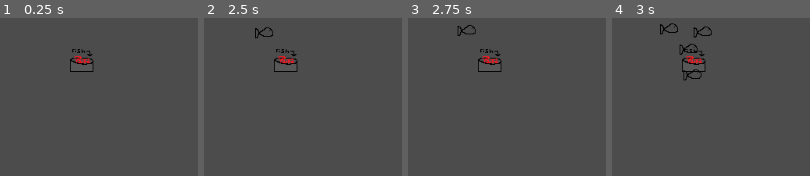
Above: before the commit, frames 1-4 (left to right).
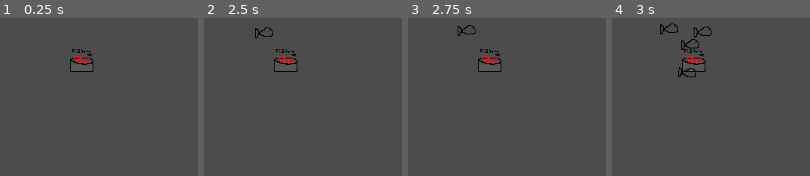
Above: after the commit, the same moments.

Repository: LeftCircle/Penguin-Day-Care
Game: Godot game, scene res://Main.tscn
The game is run twice, just before and just after one commit, with the same random seed, the same clock (stepped at 60 frames per second) and the same inputs.
Inputs (mouse positions are in pixels of both pictures, inside the frame that each line leads up to):
- Up to frame 1 (0.25 s): no input
- Up to frame 2 (2.5 s): tap Enter at 0.5 s; move the mouse to (outside the picture) at 0.52 s; press the mouse at (outside the picture) at 0.53 s; release the mouse at (outside the picture) at 1.25 s; tap Space at 1.25 s; drag from (outside the picture) to (outside the picture) at 1.27 s; move the mouse to (outside the picture) at 2.02 s; press the mouse at (outside the picture) at 2.03 s
- Up to frame 3 (2.75 s): no input
- Up to frame 4 (3 s): release the mouse at (outside the picture) at 2.75 s; drag from (outside the picture) to (outside the picture) at 2.77 s

Frames 1-3 are identical in both runs. In frame 4, 0.7% of the frame differs, in the area x 33-46%, y 13-40%.

Commit message:
more animations

Diff:
--- /dev/null
+++ b/Characters/BigBear/BigBear.tscn
@@ -0,0 +1,328 @@
+[gd_scene load_steps=13 format=2]
+
+[ext_resource path="res://Assets/BigBear/BigBear.png" type="Texture" id=1]
+
+[sub_resource type="Animation" id=4]
+resource_name = "EatCrouchLeft"
+loop = true
+tracks/0/type = "value"
+tracks/0/path = NodePath("Sprites/BigBear:frame")
+tracks/0/interp = 1
+tracks/0/loop_wrap = true
+tracks/0/imported = false
+tracks/0/enabled = true
+tracks/0/keys = {
+"times": PoolRealArray( 0, 0.2, 0.4, 0.6 ),
+"transitions": PoolRealArray( 1, 1, 1, 1 ),
+"update": 1,
+"values": [ 3, 2, 4, 5 ]
+}
+tracks/1/type = "value"
+tracks/1/path = NodePath("Sprites/BigBear:flip_h")
+tracks/1/interp = 1
+tracks/1/loop_wrap = true
+tracks/1/imported = false
+tracks/1/enabled = true
+tracks/1/keys = {
+"times": PoolRealArray( 0 ),
+"transitions": PoolRealArray( 1 ),
+"update": 1,
+"values": [ true ]
+}
+
+[sub_resource type="Animation" id=5]
+resource_name = "EatCrouchRight"
+loop = true
+tracks/0/type = "value"
+tracks/0/path = NodePath("Sprites/BigBear:frame")
+tracks/0/interp = 1
+tracks/0/loop_wrap = true
+tracks/0/imported = false
+tracks/0/enabled = true
+tracks/0/keys = {
+"times": PoolRealArray( 0, 0.2, 0.4, 0.6 ),
+"transitions": PoolRealArray( 1, 1, 1, 1 ),
+"update": 1,
+"values": [ 3, 2, 4, 5 ]
+}
+tracks/1/type = "value"
+tracks/1/path = NodePath("Sprites/BigBear:flip_h")
+tracks/1/interp = 1
+tracks/1/loop_wrap = true
+tracks/1/imported = false
+tracks/1/enabled = true
+tracks/1/keys = {
+"times": PoolRealArray( 0 ),
+"transitions": PoolRealArray( 1 ),
+"update": 1,
+"values": [ false ]
+}
+
+[sub_resource type="Animation" id=6]
+resource_name = "EatingLayingDownLeft"
+length = 0.6
+loop = true
+tracks/0/type = "value"
+tracks/0/path = NodePath("Sprites/BigBear:frame")
+tracks/0/interp = 1
+tracks/0/loop_wrap = true
+tracks/0/imported = false
+tracks/0/enabled = true
+tracks/0/keys = {
+"times": PoolRealArray( 0, 0.2 ),
+"transitions": PoolRealArray( 1, 1 ),
+"update": 1,
+"values": [ 1, 0 ]
+}
+tracks/1/type = "value"
+tracks/1/path = NodePath("Sprites/BigBear:flip_h")
+tracks/1/interp = 1
+tracks/1/loop_wrap = true
+tracks/1/imported = false
+tracks/1/enabled = true
+tracks/1/keys = {
+"times": PoolRealArray( 0 ),
+"transitions": PoolRealArray( 1 ),
+"update": 1,
+"values": [ true ]
+}
+
+[sub_resource type="Animation" id=1]
+resource_name = "EatingLayingDownRight"
+length = 0.6
+loop = true
+tracks/0/type = "value"
+tracks/0/path = NodePath("Sprites/BigBear:frame")
+tracks/0/interp = 1
+tracks/0/loop_wrap = true
+tracks/0/imported = false
+tracks/0/enabled = true
+tracks/0/keys = {
+"times": PoolRealArray( 0, 0.2 ),
+"transitions": PoolRealArray( 1, 1 ),
+"update": 1,
+"values": [ 1, 0 ]
+}
+tracks/1/type = "value"
+tracks/1/path = NodePath("Sprites/BigBear:flip_h")
+tracks/1/interp = 1
+tracks/1/loop_wrap = true
+tracks/1/imported = false
+tracks/1/enabled = true
+tracks/1/keys = {
+"times": PoolRealArray( 0 ),
+"transitions": PoolRealArray( 1 ),
+"update": 1,
+"values": [ false ]
+}
+
+[sub_resource type="Animation" id=2]
+length = 0.001
+tracks/0/type = "value"
+tracks/0/path = NodePath("Sprites/BigBear:frame")
+tracks/0/interp = 1
+tracks/0/loop_wrap = true
+tracks/0/imported = false
+tracks/0/enabled = true
+tracks/0/keys = {
+"times": PoolRealArray( 0 ),
+"transitions": PoolRealArray( 1 ),
+"update": 0,
+"values": [ 1 ]
+}
+
+[sub_resource type="Animation" id=9]
+resource_name = "WalkDown"
+length = 0.6
+loop = true
+tracks/0/type = "value"
+tracks/0/path = NodePath("Sprites/BigBear:frame")
+tracks/0/interp = 1
+tracks/0/loop_wrap = true
+tracks/0/imported = false
+tracks/0/enabled = true
+tracks/0/keys = {
+"times": PoolRealArray( 0, 0.3 ),
+"transitions": PoolRealArray( 1, 1 ),
+"update": 1,
+"values": [ 6, 6 ]
+}
+tracks/1/type = "value"
+tracks/1/path = NodePath("Sprites/BigBear:flip_h")
+tracks/1/interp = 1
+tracks/1/loop_wrap = true
+tracks/1/imported = false
+tracks/1/enabled = true
+tracks/1/keys = {
+"times": PoolRealArray( 0, 0.3 ),
+"transitions": PoolRealArray( 1, 1 ),
+"update": 1,
+"values": [ false, true ]
+}
+
+[sub_resource type="Animation" id=12]
+resource_name = "WalkUp"
+length = 0.6
+loop = true
+tracks/0/type = "value"
+tracks/0/path = NodePath("Sprites/BigBear:frame")
+tracks/0/interp = 1
+tracks/0/loop_wrap = true
+tracks/0/imported = false
+tracks/0/enabled = true
+tracks/0/keys = {
+"times": PoolRealArray( 0, 0.3 ),
+"transitions": PoolRealArray( 1, 1 ),
+"update": 1,
+"values": [ 11, 11 ]
+}
+tracks/1/type = "value"
+tracks/1/path = NodePath("Sprites/BigBear:flip_h")
+tracks/1/interp = 1
+tracks/1/loop_wrap = true
+tracks/1/imported = false
+tracks/1/enabled = true
+tracks/1/keys = {
+"times": PoolRealArray( 0, 0.3 ),
+"transitions": PoolRealArray( 1, 1 ),
+"update": 1,
+"values": [ false, true ]
+}
+
+[sub_resource type="Animation" id=10]
+resource_name = "WalkingLeft"
+length = 0.8
+loop = true
+tracks/0/type = "value"
+tracks/0/path = NodePath("Sprites/BigBear:frame")
+tracks/0/interp = 1
+tracks/0/loop_wrap = true
+tracks/0/imported = false
+tracks/0/enabled = true
+tracks/0/keys = {
+"times": PoolRealArray( 0, 0.4 ),
+"transitions": PoolRealArray( 1, 1 ),
+"update": 1,
+"values": [ 3, 9 ]
+}
+tracks/1/type = "value"
+tracks/1/path = NodePath("Sprites/BigBear:flip_h")
+tracks/1/interp = 1
+tracks/1/loop_wrap = true
+tracks/1/imported = false
+tracks/1/enabled = true
+tracks/1/keys = {
+"times": PoolRealArray( 0 ),
+"transitions": PoolRealArray( 1 ),
+"update": 1,
+"values": [ true ]
+}
+
+[sub_resource type="Animation" id=7]
+resource_name = "WalkingRight"
+length = 0.8
+loop = true
+tracks/0/type = "value"
+tracks/0/path = NodePath("Sprites/BigBear:frame")
+tracks/0/interp = 1
+tracks/0/loop_wrap = true
+tracks/0/imported = false
+tracks/0/enabled = true
+tracks/0/keys = {
+"times": PoolRealArray( 0, 0.4 ),
+"transitions": PoolRealArray( 1, 1 ),
+"update": 1,
+"values": [ 3, 9 ]
+}
+tracks/1/type = "value"
+tracks/1/path = NodePath("Sprites/BigBear:flip_h")
+tracks/1/interp = 1
+tracks/1/loop_wrap = true
+tracks/1/imported = false
+tracks/1/enabled = true
+tracks/1/keys = {
+"times": PoolRealArray( 0 ),
+"transitions": PoolRealArray( 1 ),
+"update": 1,
+"values": [ false ]
+}
+
+[sub_resource type="Animation" id=11]
+resource_name = "WalkingRightMouthOpenLeft"
+length = 0.8
+loop = true
+tracks/0/type = "value"
+tracks/0/path = NodePath("Sprites/BigBear:frame")
+tracks/0/interp = 1
+tracks/0/loop_wrap = true
+tracks/0/imported = false
+tracks/0/enabled = true
+tracks/0/keys = {
+"times": PoolRealArray( 0, 0.4 ),
+"transitions": PoolRealArray( 1, 1 ),
+"update": 1,
+"values": [ 2, 8 ]
+}
+tracks/1/type = "value"
+tracks/1/path = NodePath("Sprites/BigBear:flip_h")
+tracks/1/interp = 1
+tracks/1/loop_wrap = true
+tracks/1/imported = false
+tracks/1/enabled = true
+tracks/1/keys = {
+"times": PoolRealArray( 0 ),
+"transitions": PoolRealArray( 1 ),
+"update": 1,
+"values": [ true ]
+}
+
+[sub_resource type="Animation" id=8]
+resource_name = "WalkingRightMouthOpenRight"
+length = 0.8
+loop = true
+tracks/0/type = "value"
+tracks/0/path = NodePath("Sprites/BigBear:frame")
+tracks/0/interp = 1
+tracks/0/loop_wrap = true
+tracks/0/imported = false
+tracks/0/enabled = true
+tracks/0/keys = {
+"times": PoolRealArray( 0, 0.4 ),
+"transitions": PoolRealArray( 1, 1 ),
+"update": 1,
+"values": [ 2, 8 ]
+}
+tracks/1/type = "value"
+tracks/1/path = NodePath("Sprites/BigBear:flip_h")
+tracks/1/interp = 1
+tracks/1/loop_wrap = true
+tracks/1/imported = false
+tracks/1/enabled = true
+tracks/1/keys = {
+"times": PoolRealArray( 0 ),
+"transitions": PoolRealArray( 1 ),
+"update": 1,
+"values": [ false ]
+}
+
+[node name="KinematicBody2D" type="KinematicBody2D"]
+
+[node name="Sprites" type="Node2D" parent="."]
+
+[node name="BigBear" type="Sprite" parent="Sprites"]
+texture = ExtResource( 1 )
+hframes = 12
+frame = 1
+
+[node name="AnimationPlayer" type="AnimationPlayer" parent="."]
+anims/EatCrouchLeft = SubResource( 4 )
+anims/EatCrouchRight = SubResource( 5 )
+anims/EatingLayingDownLeft = SubResource( 6 )
+anims/EatingLayingDownRight = SubResource( 1 )
+anims/RESET = SubResource( 2 )
+anims/WalkDown = SubResource( 9 )
+anims/WalkUp = SubResource( 12 )
+anims/WalkingLeft = SubResource( 10 )
+anims/WalkingRight = SubResource( 7 )
+anims/WalkingRightMouthOpenLeft = SubResource( 11 )
+anims/WalkingRightMouthOpenRight = SubResource( 8 )
--- /dev/null
+++ b/Characters/LittleBear/LittleBear.tscn
@@ -0,0 +1,11 @@
+[gd_scene load_steps=2 format=2]
+
+[ext_resource path="res://Assets/LittleBear/BabyBear.png" type="Texture" id=1]
+
+[node name="LittleBear" type="KinematicBody2D"]
+
+[node name="Sprites" type="Node2D" parent="."]
+
+[node name="WalkRight" type="Sprite" parent="Sprites"]
+texture = ExtResource( 1 )
+hframes = 11
--- a/Characters/Penguin/Penguin.tscn
+++ b/Characters/Penguin/Penguin.tscn
@@ -1,10 +1,11 @@
-[gd_scene load_steps=21 format=2]
+[gd_scene load_steps=24 format=2]
 
 [ext_resource path="res://Assets/penguin.png" type="Texture" id=1]
 [ext_resource path="res://Characters/Penguin/Penguin.gd" type="Script" id=2]
 [ext_resource path="res://Characters/Penguin/Scenes/PenguinAI.tscn" type="PackedScene" id=3]
 [ext_resource path="res://Assets/fish.png" type="Texture" id=4]
 [ext_resource path="res://Assets/Penguin/20220402 Ludum Dare Pneguins 01_penguins.png" type="Texture" id=5]
+[ext_resource path="res://Assets/PenguinFight.png" type="Texture" id=6]
 
 [sub_resource type="RectangleShape2D" id=1]
 resource_local_to_scene = true
@@ -63,6 +64,23 @@
 } ]
 }
 
+[sub_resource type="Animation" id=16]
+resource_name = "Fight"
+length = 0.9
+loop = true
+tracks/0/type = "value"
+tracks/0/path = NodePath("AnimationSprites/Fight:frame")
+tracks/0/interp = 1
+tracks/0/loop_wrap = true
+tracks/0/imported = false
+tracks/0/enabled = true
+tracks/0/keys = {
+"times": PoolRealArray( 0, 0.2, 0.4, 0.6, 0.8 ),
+"transitions": PoolRealArray( 1, 1, 1, 1, 1 ),
+"update": 1,
+"values": [ 0, 1, 2, 1, 0 ]
+}
+
 [sub_resource type="Animation" id=8]
 resource_name = "Jump"
 loop = true
@@ -245,6 +263,47 @@
 "values": [ true ]
 }
 
+[sub_resource type="Animation" id=17]
+resource_name = "Pop"
+length = 0.5
+loop = true
+tracks/0/type = "value"
+tracks/0/path = NodePath("AnimationSprites/Walking:frame")
+tracks/0/interp = 1
+tracks/0/loop_wrap = true
+tracks/0/imported = false
+tracks/0/enabled = true
+tracks/0/keys = {
+"times": PoolRealArray( 0 ),
+"transitions": PoolRealArray( 1 ),
+"update": 1,
+"values": [ 2 ]
+}
+tracks/1/type = "value"
+tracks/1/path = NodePath("AnimationSprites/Fight:frame")
+tracks/1/interp = 1
+tracks/1/loop_wrap = true
+tracks/1/imported = false
+tracks/1/enabled = true
+tracks/1/keys = {
+"times": PoolRealArray( 0.1, 0.3, 0.4 ),
+"transitions": PoolRealArray( 1, 1, 1 ),
+"update": 1,
+"values": [ 3, 4, 5 ]
+}
+tracks/2/type = "value"
+tracks/2/path = NodePath("AnimationSprites/Walking:visible")
+tracks/2/interp = 1
+tracks/2/loop_wrap = true
+tracks/2/imported = false
+tracks/2/enabled = true
+tracks/2/keys = {
+"times": PoolRealArray( 0, 0.2 ),
+"transitions": PoolRealArray( 1, 1 ),
+"update": 1,
+"values": [ true, false ]
+}
+
 [sub_resource type="Animation" id=3]
 length = 0.001
 tracks/0/type = "value"
@@ -319,6 +378,18 @@
 "update": 0,
 "values": [ Vector2( 0, 0 ) ]
 }
+tracks/6/type = "value"
+tracks/6/path = NodePath("AnimationSprites/Fight:frame")
+tracks/6/interp = 1
+tracks/6/loop_wrap = true
+tracks/6/imported = false
+tracks/6/enabled = true
+tracks/6/keys = {
+"times": PoolRealArray( 0 ),
+"transitions": PoolRealArray( 1 ),
+"update": 0,
+"values": [ 0 ]
+}
 
 [sub_resource type="Animation" id=14]
 resource_name = "SlideDown"
@@ -334,7 +405,7 @@
 "times": PoolRealArray( 0, 0.2 ),
 "transitions": PoolRealArray( 1, 1 ),
 "update": 1,
-"values": [ 3, 3 ]
+"values": [ 13, 13 ]
 }
 tracks/1/type = "value"
 tracks/1/path = NodePath("AnimationSprites/Walking:frame_coords")
@@ -382,7 +453,7 @@
 "times": PoolRealArray( 0, 0.2 ),
 "transitions": PoolRealArray( 1, 1 ),
 "update": 0,
-"values": [ Vector2( 0, 100 ), Vector2( 0, -57 ) ]
+"values": [ Vector2( 0, 100 ), Vector2( 0, 200 ) ]
 }
 
 [sub_resource type="Animation" id=9]
@@ -424,148 +495,6 @@
 "transitions": PoolRealArray( 1, 1, 1 ),
 "update": 0,
 "values": [ Vector2( 0.9, 1 ), Vector2( 1.2, 1 ), Vector2( 1, 1 ) ]
-}
-tracks/3/type = "value"
-tracks/3/path = NodePath("AnimationSprites/Walking:flip_h")
-tracks/3/interp = 1
-tracks/3/loop_wrap = true
-tracks/3/imported = false
-tracks/3/enabled = true
-tracks/3/keys = {
-"times": PoolRealArray( 0 ),
-"transitions": PoolRealArray( 1 ),
-"update": 1,
-"values": [ false ]
-}
-tracks/4/type = "value"
-tracks/4/path = NodePath("AnimationSprites/Walking:position")
-tracks/4/interp = 1
-tracks/4/loop_wrap = true
-tracks/4/imported = false
-tracks/4/enabled = true
-tracks/4/keys = {
-"times": PoolRealArray( 0 ),
-"transitions": PoolRealArray( 1 ),
-"update": 0,
-"values": [ Vector2( 0, 0 ) ]
-}
-
-[sub_resource type="Animation" id=10]
-resource_name = "SlideRight"
-length = 0.7
-loop = true
-tracks/0/type = "value"
-tracks/0/path = NodePath("AnimationSprites/Walking:frame")
-tracks/0/interp = 1
-tracks/0/loop_wrap = true
-tracks/0/imported = false
-tracks/0/enabled = true
-tracks/0/keys = {
-"times": PoolRealArray( 0 ),
-"transitions": PoolRealArray( 1 ),
-"update": 1,
-"values": [ 7 ]
-}
-tracks/1/type = "value"
-tracks/1/path = NodePath("AnimationSprites/Walking:frame_coords")
-tracks/1/interp = 1
-tracks/1/loop_wrap = true
-tracks/1/imported = false
-tracks/1/enabled = true
-tracks/1/keys = {
-"times": PoolRealArray( 0.2 ),
-"transitions": PoolRealArray( 1 ),
-"update": 0,
-"values": [ Vector2( 7, 0 ) ]
-}
-tracks/2/type = "value"
-tracks/2/path = NodePath("AnimationSprites/Walking:scale")
-tracks/2/interp = 1
-tracks/2/loop_wrap = true
-tracks/2/imported = false
-tracks/2/enabled = true
-tracks/2/keys = {
-"times": PoolRealArray( 0, 0.2, 0.3 ),
-"transitions": PoolRealArray( 1, 1, 1 ),
-"update": 0,
-"values": [ Vector2( 0.9, 1 ), Vector2( 1.2, 1 ), Vector2( 1, 1 ) ]
-}
-tracks/3/type = "value"
-tracks/3/path = NodePath("AnimationSprites/Walking:flip_h")
-tracks/3/interp = 1
-tracks/3/loop_wrap = true
-tracks/3/imported = false
-tracks/3/enabled = true
-tracks/3/keys = {
-"times": PoolRealArray( 0 ),
-"transitions": PoolRealArray( 1 ),
-"update": 1,
-"values": [ true ]
-}
-tracks/4/type = "value"
-tracks/4/path = NodePath("AnimationSprites/Walking:rotation_degrees")
-tracks/4/interp = 1
-tracks/4/loop_wrap = true
-tracks/4/imported = false
-tracks/4/enabled = true
-tracks/4/keys = {
-"times": PoolRealArray( 0 ),
-"transitions": PoolRealArray( 1 ),
-"update": 0,
-"values": [ 0.0 ]
-}
-tracks/5/type = "value"
-tracks/5/path = NodePath("AnimationSprites/Walking:position")
-tracks/5/interp = 1
-tracks/5/loop_wrap = true
-tracks/5/imported = false
-tracks/5/enabled = true
-tracks/5/keys = {
-"times": PoolRealArray( 0 ),
-"transitions": PoolRealArray( 1 ),
-"update": 0,
-"values": [ Vector2( 0, 0 ) ]
-}
-
-[sub_resource type="Animation" id=15]
-resource_name = "SlideUp"
-length = 0.7
-loop = true
-tracks/0/type = "value"
-tracks/0/path = NodePath("AnimationSprites/Walking:frame")
-tracks/0/interp = 1
-tracks/0/loop_wrap = true
-tracks/0/imported = false
-tracks/0/enabled = true
-tracks/0/keys = {
-"times": PoolRealArray( 0, 0.2 ),
-"transitions": PoolRealArray( 1, 1 ),
-"update": 1,
-"values": [ 2, 2 ]
-}
-tracks/1/type = "value"
-tracks/1/path = NodePath("AnimationSprites/Walking:frame_coords")
-tracks/1/interp = 1
-tracks/1/loop_wrap = true
-tracks/1/imported = false
-tracks/1/enabled = true
-tracks/1/keys = {
-"times": PoolRealArray(  ),
-"transitions": PoolRealArray(  ),
-"update": 0,
-"values": [  ]
-}
-tracks/2/type = "value"
-tracks/2/path = NodePath("AnimationSprites/Walking:scale")
-tracks/2/interp = 1
-tracks/2/loop_wrap = true
-tracks/2/imported = false
-tracks/2/enabled = true
-tracks/2/keys = {
-"times": PoolRealArray( 0, 0.2, 0.3 ),
-"transitions": PoolRealArray( 1, 1, 1 ),
-"update": 0,
-"values": [ Vector2( 1, 0.9 ), Vector2( 1, 1.2 ), Vector2( 1, 1 ) ]
 }
 tracks/3/type = "value"
 tracks/3/path = NodePath("AnimationSprites/Walking:flip_h")
@@ -589,7 +518,161 @@
 "times": PoolRealArray( 0, 0.2 ),
 "transitions": PoolRealArray( 1, 1 ),
 "update": 0,
+"values": [ Vector2( 0, 0 ), Vector2( -100, 0 ) ]
+}
+
+[sub_resource type="Animation" id=10]
+resource_name = "SlideRight"
+length = 0.7
+loop = true
+tracks/0/type = "value"
+tracks/0/path = NodePath("AnimationSprites/Walking:frame")
+tracks/0/interp = 1
+tracks/0/loop_wrap = true
+tracks/0/imported = false
+tracks/0/enabled = true
+tracks/0/keys = {
+"times": PoolRealArray( 0 ),
+"transitions": PoolRealArray( 1 ),
+"update": 1,
+"values": [ 7 ]
+}
+tracks/1/type = "value"
+tracks/1/path = NodePath("AnimationSprites/Walking:frame_coords")
+tracks/1/interp = 1
+tracks/1/loop_wrap = true
+tracks/1/imported = false
+tracks/1/enabled = true
+tracks/1/keys = {
+"times": PoolRealArray( 0.2 ),
+"transitions": PoolRealArray( 1 ),
+"update": 0,
+"values": [ Vector2( 7, 0 ) ]
+}
+tracks/2/type = "value"
+tracks/2/path = NodePath("AnimationSprites/Walking:scale")
+tracks/2/interp = 1
+tracks/2/loop_wrap = true
+tracks/2/imported = false
+tracks/2/enabled = true
+tracks/2/keys = {
+"times": PoolRealArray( 0, 0.2, 0.3 ),
+"transitions": PoolRealArray( 1, 1, 1 ),
+"update": 0,
+"values": [ Vector2( 0.9, 1 ), Vector2( 1.2, 1 ), Vector2( 1, 1 ) ]
+}
+tracks/3/type = "value"
+tracks/3/path = NodePath("AnimationSprites/Walking:flip_h")
+tracks/3/interp = 1
+tracks/3/loop_wrap = true
+tracks/3/imported = false
+tracks/3/enabled = true
+tracks/3/keys = {
+"times": PoolRealArray( 0 ),
+"transitions": PoolRealArray( 1 ),
+"update": 1,
+"values": [ true ]
+}
+tracks/4/type = "value"
+tracks/4/path = NodePath("AnimationSprites/Walking:rotation_degrees")
+tracks/4/interp = 1
+tracks/4/loop_wrap = true
+tracks/4/imported = false
+tracks/4/enabled = true
+tracks/4/keys = {
+"times": PoolRealArray( 0 ),
+"transitions": PoolRealArray( 1 ),
+"update": 0,
+"values": [ 0.0 ]
+}
+tracks/5/type = "value"
+tracks/5/path = NodePath("AnimationSprites/Walking:position")
+tracks/5/interp = 1
+tracks/5/loop_wrap = true
+tracks/5/imported = false
+tracks/5/enabled = true
+tracks/5/keys = {
+"times": PoolRealArray( 0, 0.2 ),
+"transitions": PoolRealArray( 1, 1 ),
+"update": 0,
+"values": [ Vector2( 0, 0 ), Vector2( 100, 0 ) ]
+}
+
+[sub_resource type="Animation" id=15]
+resource_name = "SlideUp"
+length = 0.6
+loop = true
+tracks/0/type = "value"
+tracks/0/path = NodePath("AnimationSprites/Walking:frame")
+tracks/0/interp = 1
+tracks/0/loop_wrap = true
+tracks/0/imported = false
+tracks/0/enabled = true
+tracks/0/keys = {
+"times": PoolRealArray( 0, 0.2 ),
+"transitions": PoolRealArray( 1, 1 ),
+"update": 1,
+"values": [ 3, 3 ]
+}
+tracks/1/type = "value"
+tracks/1/path = NodePath("AnimationSprites/Walking:frame_coords")
+tracks/1/interp = 1
+tracks/1/loop_wrap = true
+tracks/1/imported = false
+tracks/1/enabled = true
+tracks/1/keys = {
+"times": PoolRealArray(  ),
+"transitions": PoolRealArray(  ),
+"update": 0,
+"values": [  ]
+}
+tracks/2/type = "value"
+tracks/2/path = NodePath("AnimationSprites/Walking:scale")
+tracks/2/interp = 1
+tracks/2/loop_wrap = true
+tracks/2/imported = false
+tracks/2/enabled = true
+tracks/2/keys = {
+"times": PoolRealArray( 0, 0.2, 0.3 ),
+"transitions": PoolRealArray( 1, 1, 1 ),
+"update": 0,
+"values": [ Vector2( 1, 0.9 ), Vector2( 1, 1.2 ), Vector2( 1, 1 ) ]
+}
+tracks/3/type = "value"
+tracks/3/path = NodePath("AnimationSprites/Walking:flip_h")
+tracks/3/interp = 1
+tracks/3/loop_wrap = true
+tracks/3/imported = false
+tracks/3/enabled = true
+tracks/3/keys = {
+"times": PoolRealArray( 0 ),
+"transitions": PoolRealArray( 1 ),
+"update": 1,
+"values": [ false ]
+}
+tracks/4/type = "value"
+tracks/4/path = NodePath("AnimationSprites/Walking:position")
+tracks/4/interp = 1
+tracks/4/loop_wrap = true
+tracks/4/imported = false
+tracks/4/enabled = true
+tracks/4/keys = {
+"times": PoolRealArray( 0, 0.2 ),
+"transitions": PoolRealArray( 1, 1 ),
+"update": 0,
 "values": [ Vector2( 0, 0 ), Vector2( 0, -57 ) ]
+}
+tracks/5/type = "value"
+tracks/5/path = NodePath("AnimationSprites/Walking:rotation_degrees")
+tracks/5/interp = 1
+tracks/5/loop_wrap = true
+tracks/5/imported = false
+tracks/5/enabled = true
+tracks/5/keys = {
+"times": PoolRealArray( 0 ),
+"transitions": PoolRealArray( 1 ),
+"update": 0,
+"values": [ 0.0 ]
 }
 
 [sub_resource type="Animation" id=6]
@@ -661,6 +744,18 @@
 "update": 1,
 "values": [ false ]
 }
+tracks/2/type = "value"
+tracks/2/path = NodePath("AnimationSprites/Walking:rotation_degrees")
+tracks/2/interp = 1
+tracks/2/loop_wrap = true
+tracks/2/imported = false
+tracks/2/enabled = true
+tracks/2/keys = {
+"times": PoolRealArray( 0, 0.3 ),
+"transitions": PoolRealArray( 1, 1 ),
+"update": 0,
+"values": [ -4.0, 4.0 ]
+}
 
 [sub_resource type="Animation" id=11]
 resource_name = "WalkRight"
@@ -702,9 +797,22 @@
 "update": 1,
 "values": [ true ]
 }
+tracks/3/type = "value"
+tracks/3/path = NodePath("AnimationSprites/Walking:rotation_degrees")
+tracks/3/interp = 1
+tracks/3/loop_wrap = true
+tracks/3/imported = false
+tracks/3/enabled = true
+tracks/3/keys = {
+"times": PoolRealArray( 0, 0.3 ),
+"transitions": PoolRealArray( 1, 1 ),
+"update": 0,
+"values": [ 4.0, -4.0 ]
+}
 
 [sub_resource type="Animation" id=7]
 resource_name = "WalkUp"
+length = 0.6
 loop = true
 tracks/0/type = "value"
 tracks/0/path = NodePath("AnimationSprites/Walking:frame")
@@ -713,7 +821,7 @@
 tracks/0/imported = false
 tracks/0/enabled = true
 tracks/0/keys = {
-"times": PoolRealArray( 0, 0.4 ),
+"times": PoolRealArray( 0, 0.3 ),
 "transitions": PoolRealArray( 1, 1 ),
 "update": 1,
 "values": [ 3, 3 ]
@@ -725,7 +833,7 @@
 tracks/1/imported = false
 tracks/1/enabled = true
 tracks/1/keys = {
-"times": PoolRealArray( 0, 0.4 ),
+"times": PoolRealArray( 0, 0.3 ),
 "transitions": PoolRealArray( 1, 1 ),
 "update": 0,
 "values": [ -4.0, 4.0 ]
@@ -737,7 +845,7 @@
 tracks/2/imported = false
 tracks/2/enabled = true
 tracks/2/keys = {
-"times": PoolRealArray( 0, 0.4 ),
+"times": PoolRealArray( 0, 0.3 ),
 "transitions": PoolRealArray( 1, 1 ),
 "update": 0,
 "values": [ Vector2( 1, 0.98 ), Vector2( 1, 1 ) ]
@@ -769,9 +877,11 @@
 
 [node name="AnimationPlayer" type="AnimationPlayer" parent="."]
 anims/EatingFish = SubResource( 2 )
+anims/Fight = SubResource( 16 )
 anims/Jump = SubResource( 8 )
 anims/KickLeft = SubResource( 5 )
 anims/KickRight = SubResource( 13 )
+anims/Pop = SubResource( 17 )
 anims/RESET = SubResource( 3 )
 anims/SlideDown = SubResource( 14 )
 anims/SlideLeft = SubResource( 9 )
@@ -793,9 +903,14 @@
 rotation = -0.0349066
 scale = Vector2( 1, 0.98 )
 texture = ExtResource( 5 )
+flip_h = true
 hframes = 9
 vframes = 3
 frame = 14
+
+[node name="Fight" type="Sprite" parent="AnimationSprites"]
+texture = ExtResource( 6 )
+hframes = 6
 
 [node name="Particles2D" type="Particles2D" parent="."]
 visible = false
Binary file added: Assets/BigBear/BigBear.png
Not shown, added: Assets/BigBear/BigBear.png.import
Binary file added: Assets/LittleBear/BabyBear.png
Not shown, added: Assets/LittleBear/BabyBear.png.import
Binary file added: Assets/PenguinFight.png
Not shown, added: Assets/PenguinFight.png.import
